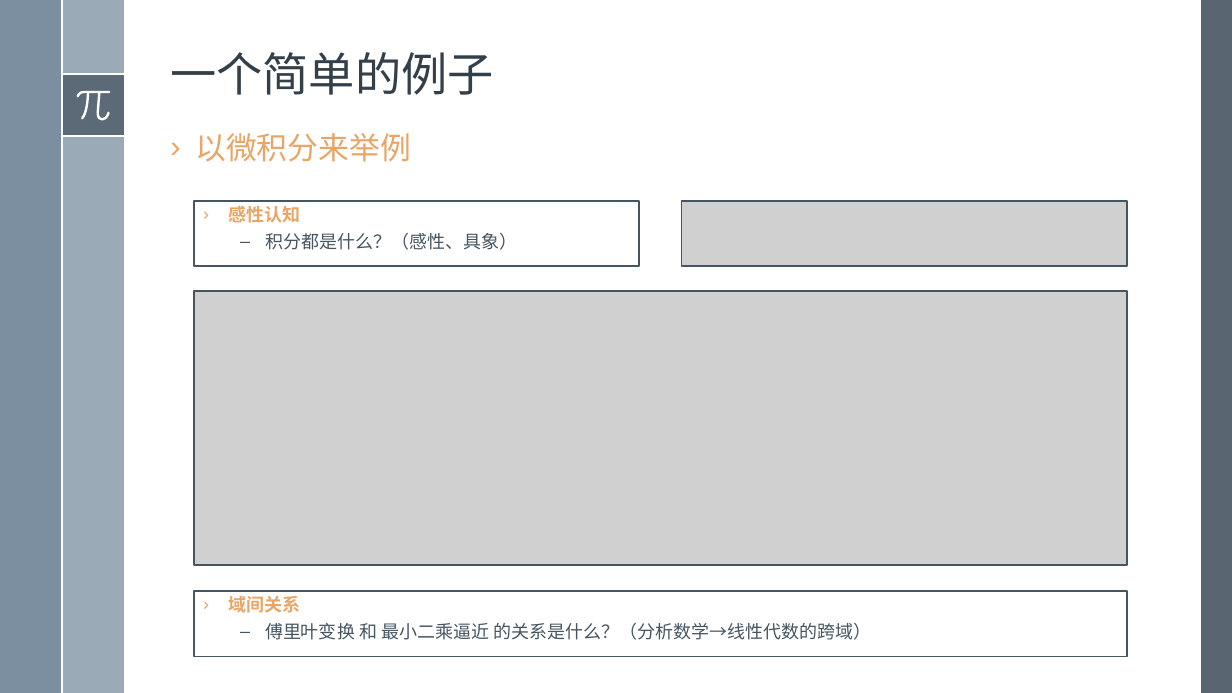
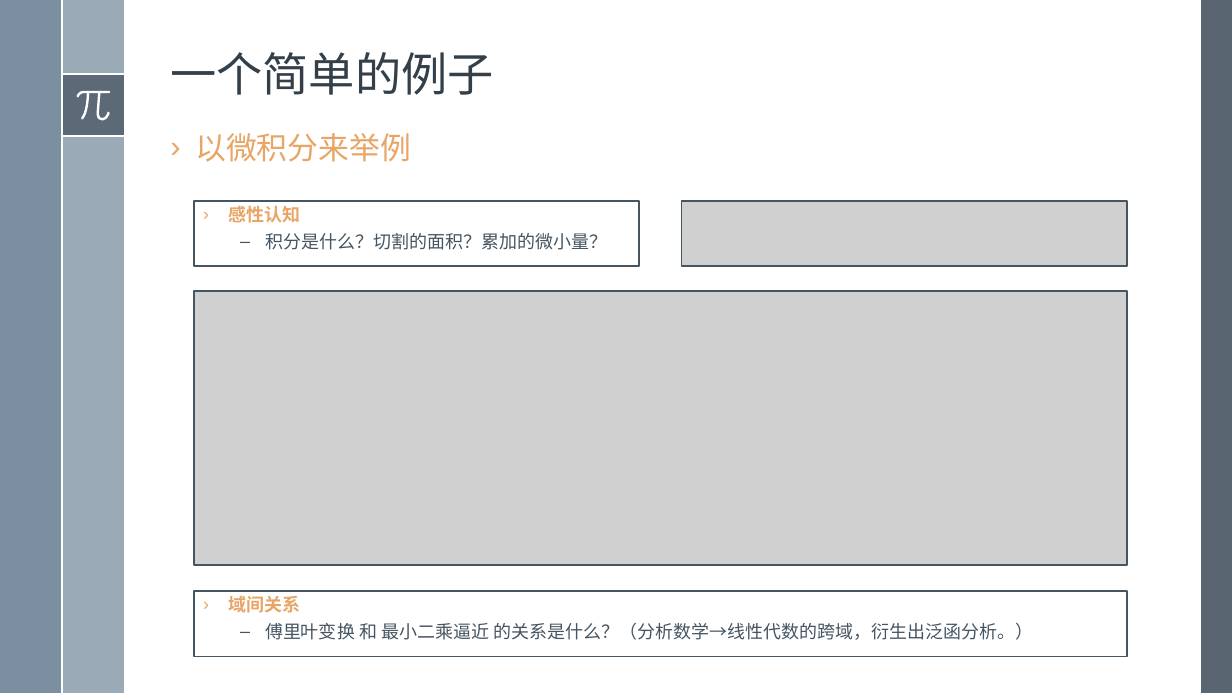
Before and after one commit to SakigamiYang/PyCon, a slide deck: slide 12 of Python-Meetup/20200719/面向一小部分程序员的数学学习相关话题简言.pptx. Drawn at 1232x693 pixels with LibreOffice and Linux fonts; fonts in the diff are those of the drawing; grey boxes stand for pictures. Boxes give left, top, right and bottom in pixels: in the first picture for what was removed or moved away, otherwise in the second. Text is boxed around its words. In the diff, an @@ line names an element or a change of style, - is before the commit and + after.

Commit message:
fix bug

```diff
--- a/Python-Meetup/20200719/面向一小部分程序员的数学学习相关话题简言.pptx
+++ b/Python-Meetup/20200719/面向一小部分程序员的数学学习相关话题简言.pptx
@@ text in rectangle at <box>265,233,607,250</box>: text changed @@
-  – 积分都是什么？（感性、具象）
+  – 积分是什么？切割的面积？累加的微小量？
@@ text in rectangle at <box>265,623,1033,640</box>: text changed @@
-  – 傅里叶变换 和 最小二乘逼近 的关系是什么？（分析数学→线性代数的跨域）
+  – 傅里叶变换 和 最小二乘逼近 的关系是什么？（分析数学→线性代数的跨域，衍生出泛函分析。）
```
Also in this commit, not shown: 3 other slides changed.
